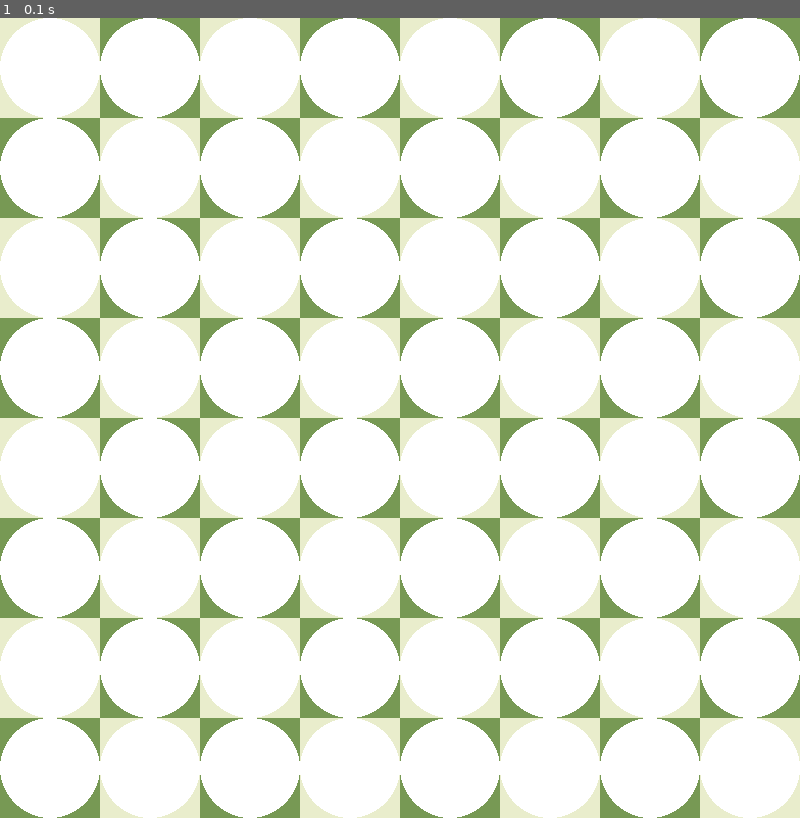
Above: before the commit, frame 1.
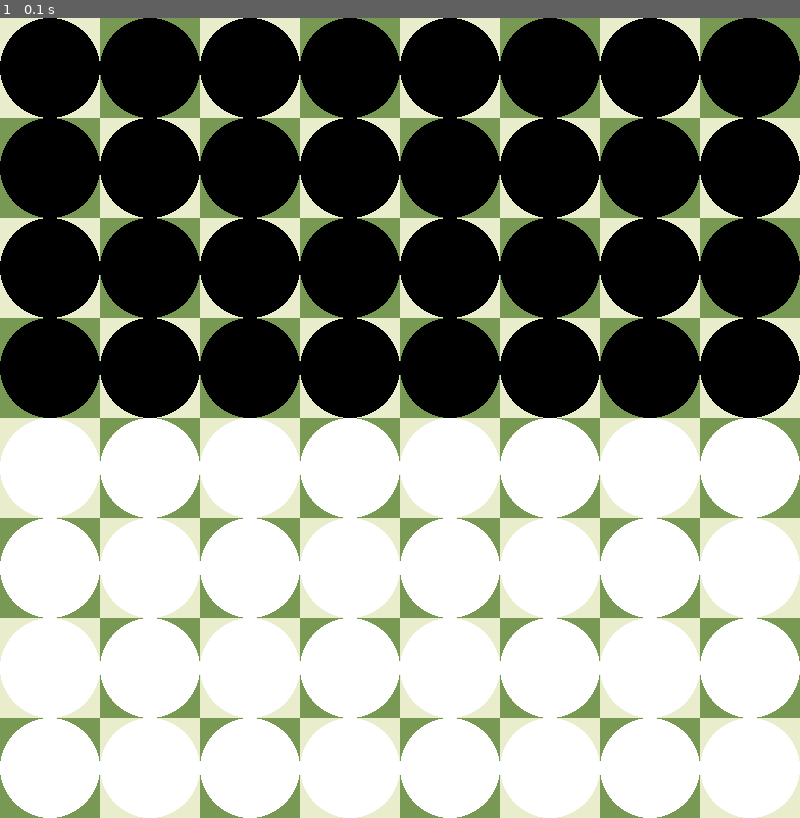
Above: after the commit, the same moment.

Repository: caleb-james-smith/PyGameChess
Game: pygame game, started from play.py
Same seed, same stepped clock (60 frames per second), same inputs: the game is played once before the commit and once after it.
Inputs:
- Up to frame 1 (0.1 s): no input

The runs differ from the first frame. In frame 1, 39% of the frame differs, in the area x 0-100%, y 0-50%.

Commit message:
Draw light and dark pieces.

Diff:
--- a/play.py
+++ b/play.py
@@ -45,7 +45,10 @@
     for x in range(squares_per_side):
         for y in range(squares_per_side):
             # FIXME: draw pieces using both colors
-            color = light_color
+            if y < (squares_per_side / 2):
+                color = dark_color
+            else:
+                color = light_color
             # Get piece position and size; note that this is different than the square position
             x_position = (x + 0.5) * square_side
             y_position = (y + 0.5) * square_side
